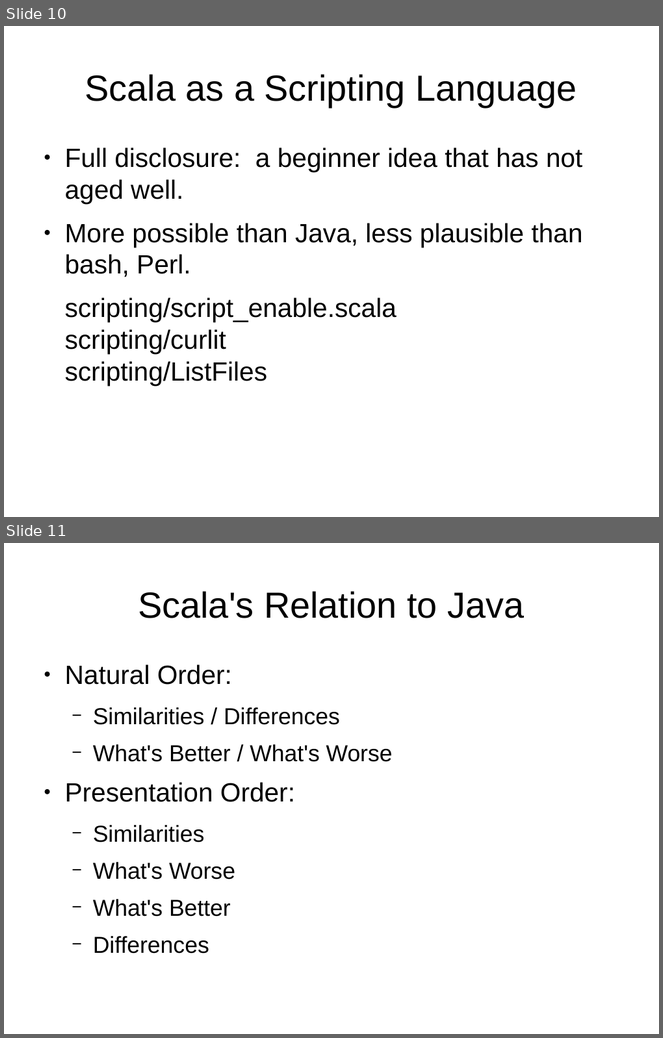
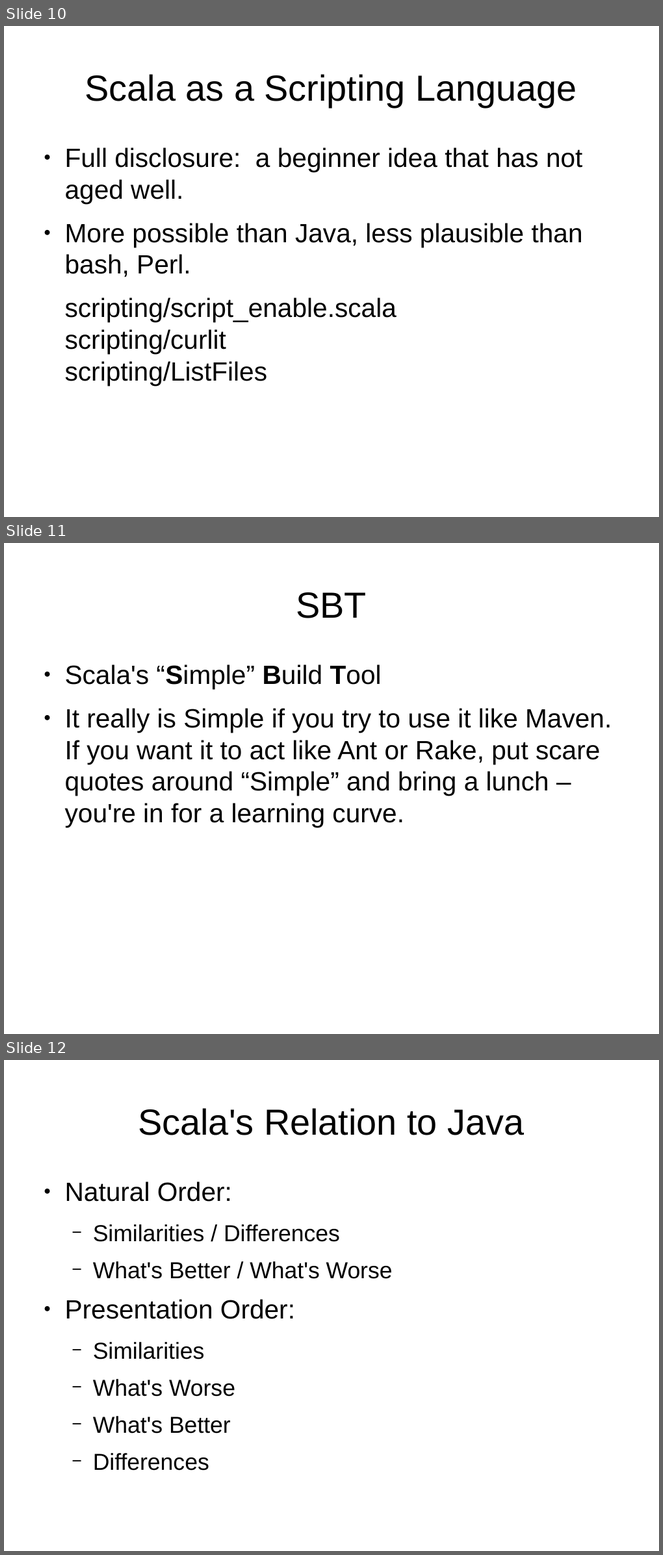
Before and after one commit to JohnLockwood/ScalaTalkSacjug, a slide deck: ScalaDecember2014.odp. Shown one above the other, each under a label of ours: slides 10 and 11 before the commit, slides 10, 11 and 12 after it. The pictures are 663x1038 and 663x1555 pixels, drawn with LibreOffice and Linux fonts; fonts in the diff are those of the drawing. Boxes give left, top, right and bottom in pixels: in the first picture for what was removed or moved away, otherwise in the second. Text is boxed around its words. In the diff, an @@ line names an element or a change of style, - is before the commit and + after.

```diff
--- a/ScalaDecember2014.odp
+++ b/ScalaDecember2014.odp
@@ slide 11 added at <box>4,543,659,1034</box>, background #FFFFFF @@
@@ title added at <box>296,592,367,618</box>, 44 pt, text #000000 @@
+SBT
@@ text added at <box>65,665,612,828</box>, 32 pt, text #000000 @@
+● Scala's “Simple” Build Tool
+● It really is Simple if you try to use it like Maven. If you want it to act like Ant or Rake, put scare quotes around “Simple” and bring a lunch – you're in for a learning curve.
@@ what was slide 11 is now slide 12 @@
```
Also in this commit, not shown: 4 slides changed, 8 other files.
